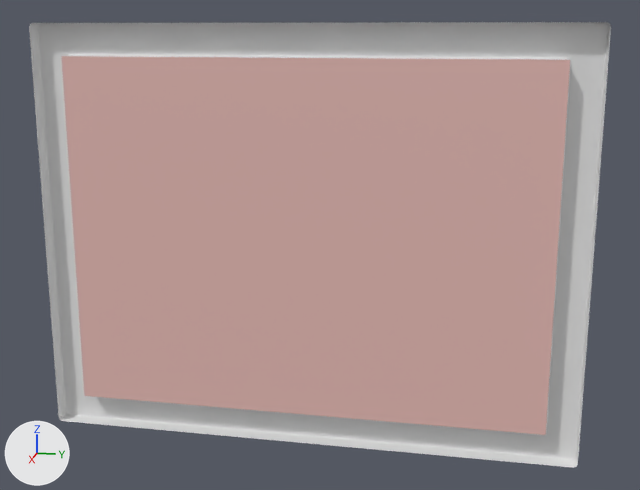
The FBX model Assets/Models/SM_Fill-painting01.fbx: old version first, new version second.
Camera for both pictures: a 50 mm camera at (1.446, 0.32, -0.007) aimed at (-0.019, 0.027, -0.373). The axes (+X, +Y, +Z) are drawn at lower left. The lights are the same throughout. Where no turn or scale is listed for an object, it has been applied to the vertices.

In view in the first picture: 'SM_Fill-painting01'.
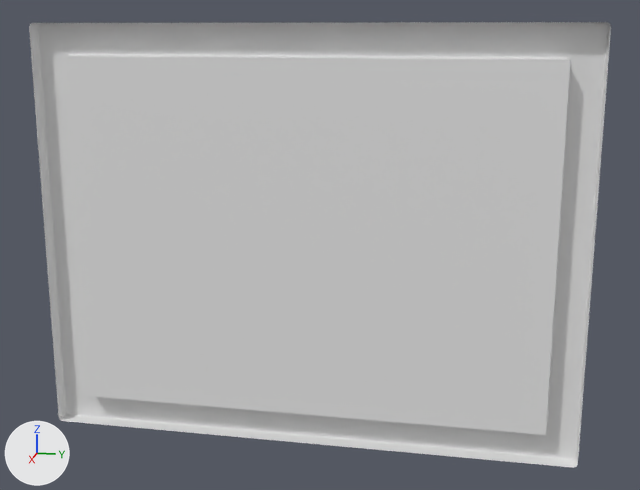
Patch to the scene script:
```diff
--- a/Assets/Models/SM_Fill-painting01.fbx.py
+++ b/Assets/Models/SM_Fill-painting01.fbx.py
@@ mat_m_paintings @@
+mat_m_paintings = principled_material('M_Paintings')
+mat_m_paintings.base_color = (0.8, 0.8, 0.8)  # white #e7e7e7
@@ me_plane_036 @@
 me_plane_036.from_pydata(...)  # 76 vertices, 61 faces; spans x -0.029..0.0, y -0.48..0.48, z -0.74..0.0
 # used by ob_sm_fill_painting01; location = (0.0, 0.0, 0.0)
+# me_plane_036 part 1: all 1 face that had it switch from mat_base (pink #e7bbb5) to mat_m_paintings (white #e7e7e7)
 me_plane_036.materials.append(mat_m_trim01)
```

Where the change shows, as pixel boxes (x1, y1, x2, y2) in the pictures (640 x 490 px):
part 1 of me_plane_036, recoloured (pink to white): (61, 56, 570, 435) in both
